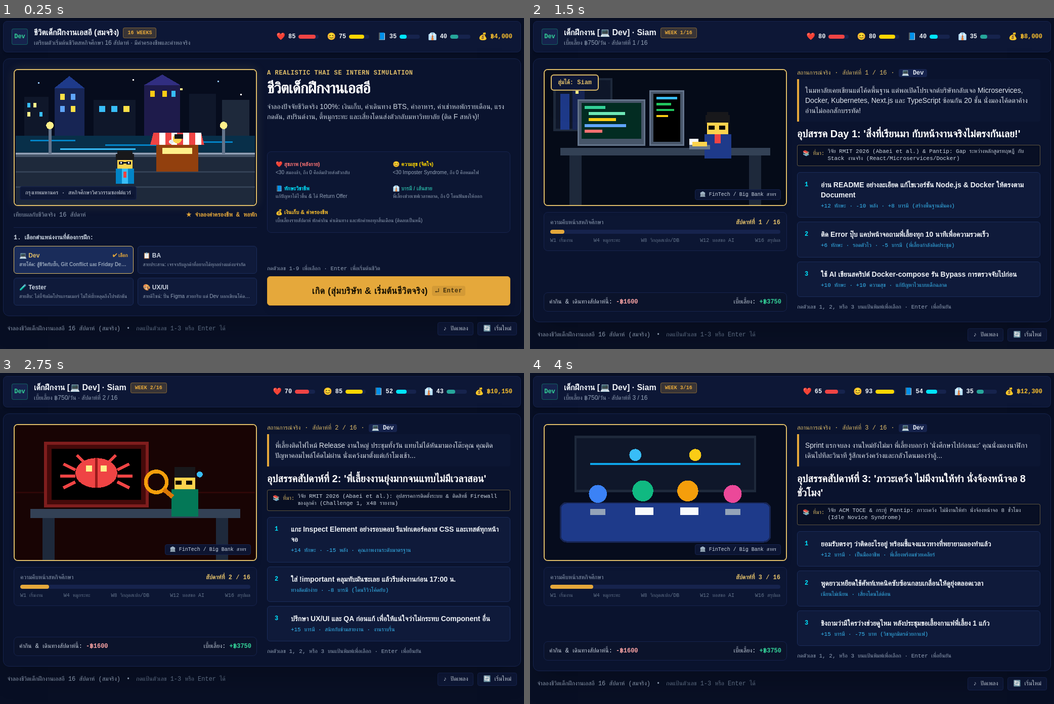
Above: before the commit, frames 1-4 (two rows, left to right).
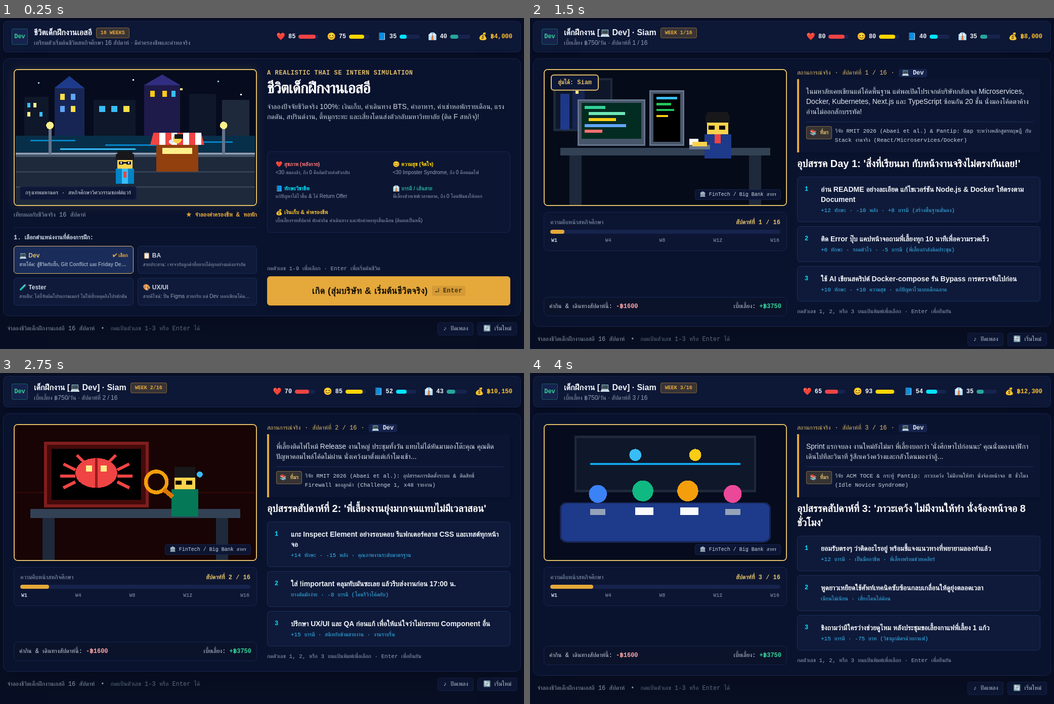
Above: after the commit, the same moments.

Repository: chontipan/swe-intern-game
Game: browser game, page index.html
Two runs of this game, one before a commit and one after it. Both use one fixed random seed, a clock stepped at 60 frames per second and the inputs below.
Inputs:
- Up to frame 1 (0.25 s): no input
- Up to frame 2 (1.5 s): click "🔄 เริ่มใหม่" at 0.27 s; click "เกิด (สุ่มบริษัท & เริ่มต้นชี…" at 0.52 s; tap Space at 1.1 s
- Up to frame 3 (2.75 s): tap Space at 1.6, 2.1, 2.6 s; tap 1 at 2.52 s
- Up to frame 4 (4 s): tap Space at 3.1, 3.6 s; tap 2 at 3.52 s

The runs differ from the first frame. In frame 1, 0.5% of the frame differs, in the area x 17-43%, y 2-95%; in frame 2, 8.1%, in the area x 0-100%, y 20-100%; in frame 3, 7.9%; in frame 4, 7.5%.

Commit message:
feat: show only W1 W4 W8 W12 W16, remove 'สมจริง', place citation badge directly inside context box

Diff:
--- a/index.html
+++ b/index.html
@@ -3,6 +3,9 @@
 <head>
   <meta charset="UTF-8">
   <meta name="viewport" content="width=device-width, initial-scale=1.0">
+  <meta http-equiv="Cache-Control" content="no-cache, no-store, must-revalidate">
+  <meta http-equiv="Pragma" content="no-cache">
+  <meta http-equiv="Expires" content="0">
   <title>ชีวิตเด็กฝึกงานเอสอี (SE Intern Sim - 16 สัปดาห์)</title>
   <script src="https://cdn.tailwindcss.com"></script>
   <link rel="preconnect" href="https://fonts.googleapis.com">
@@ -155,7 +158,7 @@
     <!-- Footer Controls (Exact 1-in-65M button styling) -->
     <footer class="w-full mt-3 flex items-center justify-between text-xs text-slate-400 px-2 font-mono">
       <div class="flex items-center gap-3">
-        <span>จำลองชีวิตเด็กฝึกงานเอสอี 16 สัปดาห์ (สมจริง)</span>
+        <span>จำลองชีวิตเด็กฝึกงานเอสอี 16 สัปดาห์</span>
         <span>•</span>
         <span class="text-slate-500">กดแป้นตัวเลข 1-3 หรือ Enter ได้</span>
       </div>
@@ -1684,7 +1687,7 @@
       const weekBadge = document.getElementById('weekBadge');
 
       if (gameState.screen === 'start') {
-        if (internTitle) internTitle.innerText = "ชีวิตเด็กฝึกงานเอสอี (สมจริง)";
+        if (internTitle) internTitle.innerText = "ชีวิตเด็กฝึกงานเอสอี";
         if (headerSubtitle) headerSubtitle.innerText = "เตรียมตัวเริ่มต้นชีวิตสหกิจศึกษา 16 สัปดาห์ · มีค่าครองชีพและค่าหอจริง";
         if (weekBadge) weekBadge.innerText = "16 WEEKS";
       } else {
@@ -1856,12 +1859,12 @@
                 <div class="relative w-full h-2 bg-[#16234d] rounded-full overflow-hidden">
                   <div class="h-full bg-[#e5a83b] rounded-full transition-all duration-300" style="width: ${(gameState.week / TOTAL_WEEKS) * 100}%"></div>
                 </div>
-                <div class="flex justify-between text-[10px] text-slate-500 mt-1.5">
-                  <span>W1 เริ่มงาน</span>
-                  <span class="${gameState.week >= 4 ? 'text-[#e5a83b]' : ''}">W4 หมูกระทะ</span>
-                  <span class="${gameState.week >= 8 ? 'text-red-400' : ''}">W8 วิกฤตสเปก/DB</span>
-                  <span class="${gameState.week >= 12 ? 'text-cyan-400' : ''}">W12 บอสขอ AI</span>
-                  <span>W16 สรุปผล</span>
+                <div class="flex justify-between text-[10px] font-mono font-bold text-slate-500 mt-1.5 px-0.5">
+                  <span class="${gameState.week >= 1 ? 'text-slate-300' : ''}">W1</span>
+                  <span class="${gameState.week >= 4 ? 'text-[#e5a83b]' : ''}">W4</span>
+                  <span class="${gameState.week >= 8 ? 'text-red-400' : ''}">W8</span>
+                  <span class="${gameState.week >= 12 ? 'text-cyan-400' : ''}">W12</span>
+                  <span class="${gameState.week >= 16 ? 'text-[#e5a83b]' : ''}">W16</span>
                 </div>
               </div>
             </div>
@@ -1897,22 +1900,20 @@
                 <span class="bg-[#16234d] text-slate-200 px-1.5 py-0.2 rounded font-bold">${roleObj.badge}</span>
               </div>
 
-              <!-- Context Box -->
-              <div class="border-l-4 border-[#e5a83b] bg-[#0c1633] p-3 rounded-r text-xs sm:text-sm text-slate-200 leading-relaxed font-medium">
-                ${ev.intro}
-              </div>
-
+              <!-- Context Box (With In-Card Research / Pantip Citation directly inside!) -->
+              <div class="border-l-4 border-[#e5a83b] bg-[#0c1633] p-3.5 rounded-r text-xs sm:text-sm text-slate-200 leading-relaxed font-medium space-y-2.5 shadow-md">
+                <div>${ev.intro}</div>
+                <!-- Prominent In-Box Research & Pantip Citation -->
+                <div class="pt-2 border-t border-[#1a2c5a] text-[11px] font-mono flex items-start gap-1.5 text-[#dfbd69]">
+                  <span class="font-bold shrink-0 bg-[#e5a83b]/20 px-1.5 py-0.5 rounded border border-[#dfbd69]/40">📚 ที่มา</span>
+                  <span class="text-slate-300 leading-relaxed mt-0.5">${ev.sourceRef || 'งานวิจัยสหกิจศึกษาวิศวกรรมซอฟต์แวร์ & กระทู้ Pantip'}</span>
+                </div>
+              </div>
 
               <!-- Question Title -->
-              <h2 class="text-lg sm:text-xl font-bold text-white mt-2.5 leading-snug">
+              <h2 class="text-lg sm:text-xl font-bold text-white mt-2 leading-snug">
                 ${ev.title}
               </h2>
-
-              <!-- In-Game Research & Empirical Citation Badge -->
-              <div class="mt-2 bg-[#080f24] border border-[#dfbd69]/40 px-2.5 py-1.5 rounded text-[11px] text-[#dfbd69] font-mono flex items-start gap-1.5 shadow-inner">
-                <span class="shrink-0 mt-0.5">📚 ที่มา:</span>
-                <span class="text-slate-300 leading-tight">${ev.sourceRef || 'วิจัยสหกิจศึกษาวิศวกรรมซอฟต์แวร์ & ประสบการณ์จริง Pantip'}</span>
-              </div>
 
             </div>
 
